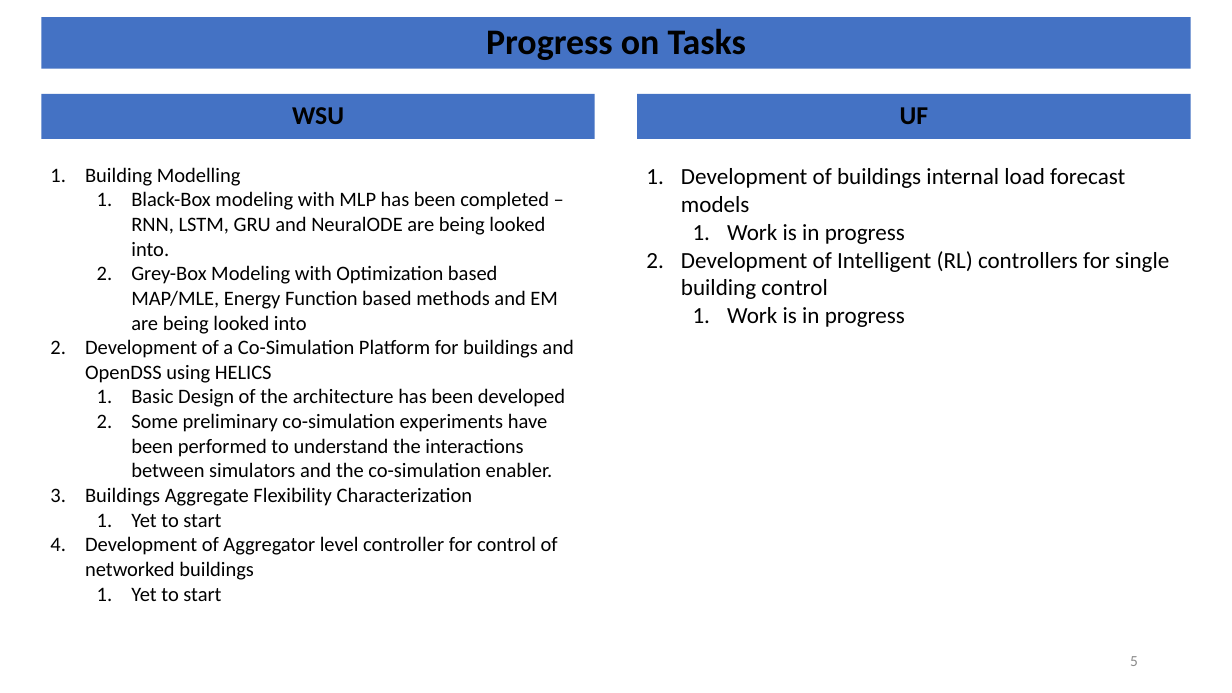
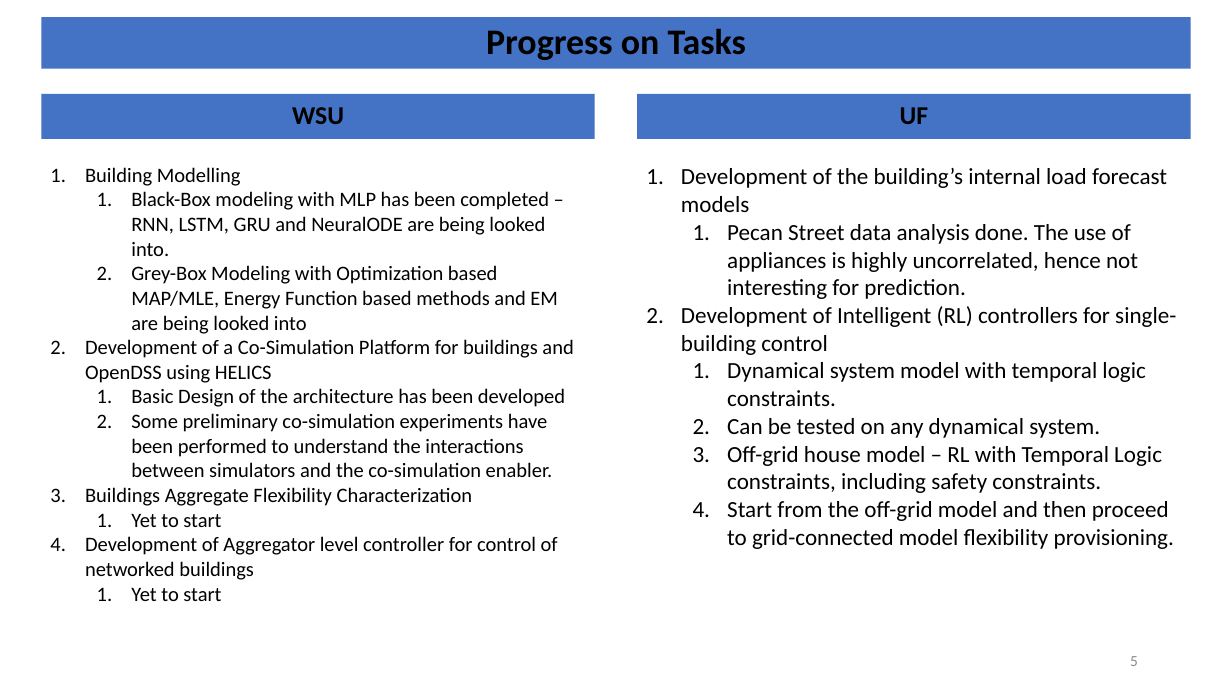
Before and after one commit to ninadkgaikwad/NSF_CPS_BuildingsControl, a slide deck: slide 5 of Docs/PPTs/WSU_UF_NFSCPS_GroupMeeting_SlideDeck.pptx. Drawn at 1232x693 pixels with LibreOffice and Linux fonts; fonts in the diff are those of the drawing. Boxes give left, top, right and bottom in pixels: in the first picture for what was removed or moved away, otherwise in the second. Text is boxed around its words. In the diff, an @@ line names an element or a change of style, - is before the commit and + after.

Commit message:
Off-grid Community of Houses model updated

```diff
--- a/Docs/PPTs/WSU_UF_NFSCPS_GroupMeeting_SlideDeck.pptx
+++ b/Docs/PPTs/WSU_UF_NFSCPS_GroupMeeting_SlideDeck.pptx
@@ text at box(681, 168, 1176, 549): text changed @@
-1. Development of buildings internal load forecast models
-  1. Work is in progress
-2. Development of Intelligent (RL) controllers for single building control
-  1. Work is in progress
+1. Development of the building’s internal load forecast models
+  1. Pecan Street data analysis done. The use of appliances is highly uncorrelated, hence not interesting for prediction.
+2. Development of Intelligent (RL) controllers for single-building control
+  1. Dynamical system model with temporal logic constraints.
+  2. Can be tested on any dynamical system.
+  3. Off-grid house model – RL with Temporal Logic constraints, including safety constraints.
+  4. Start from the off-grid model and then proceed to grid-connected model flexibility provisioning.
```
Also in this commit, not shown: 20 other files.
